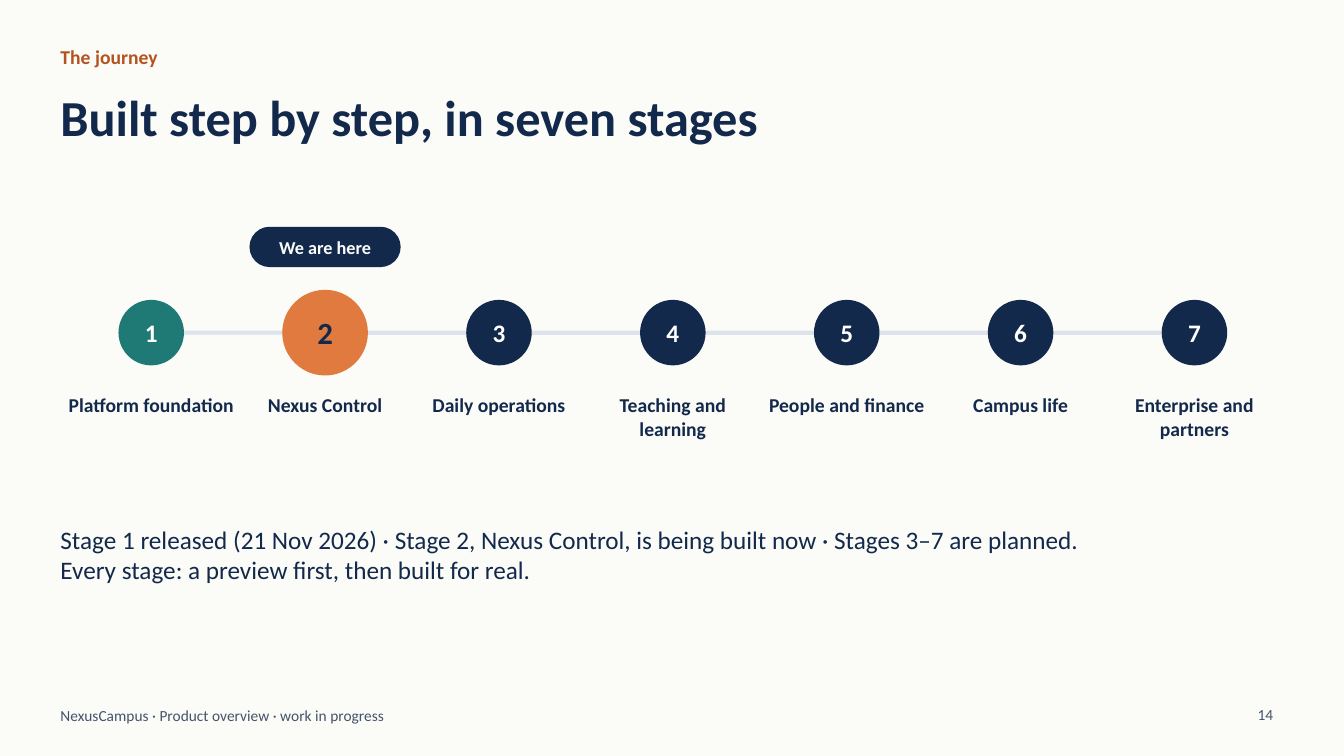
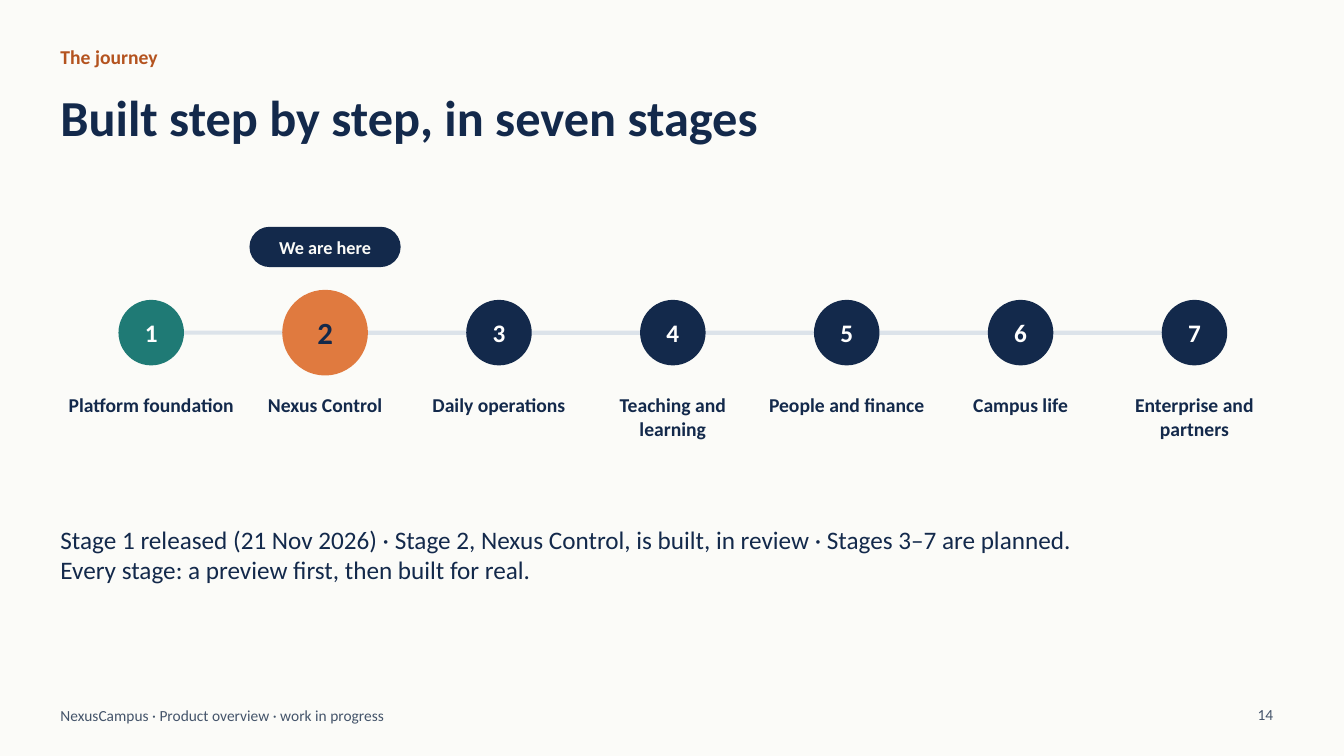
Before and after one commit to kathiravan348/NexusCampus-AI, a slide deck: slide 14 of docs/presentation/NexusCampus-Introduction.pptx. Drawn at 1344x756 pixels with LibreOffice and Linux fonts; fonts in the diff are those of the drawing. Boxes give left, top, right and bottom in pixels: in the first picture for what was removed or moved away, otherwise in the second. Text is boxed around its words. In the diff, an @@ line names an element or a change of style, - is before the commit and + after.

```diff
--- a/docs/presentation/NexusCampus-Introduction.pptx
+++ b/docs/presentation/NexusCampus-Introduction.pptx
@@ text at (x1=60, y1=530, x2=1071, y2=584): text changed @@
-Stage 1 released (21 Nov 2026) · Stage 2, Nexus Control, is being built now · Stages 3–7 are planned. Every stage: a preview first, then built for real.
+Stage 1 released (21 Nov 2026) · Stage 2, Nexus Control, is built, in review · Stages 3–7 are planned. Every stage: a preview first, then built for real.
```
Also in this commit, not shown: 4 other slides changed, 13 other files.
